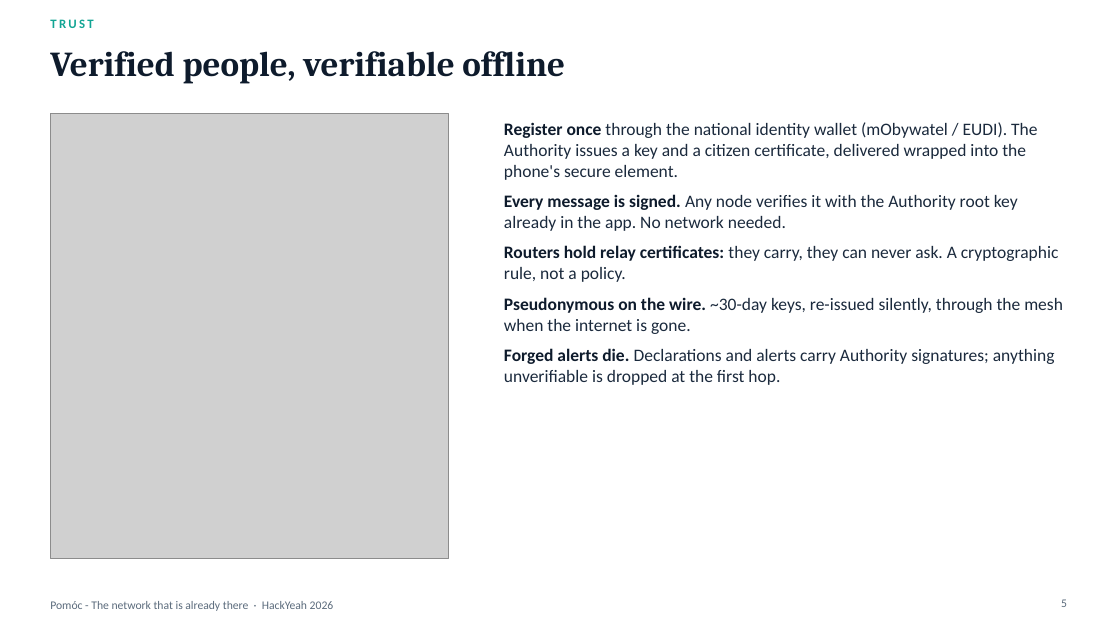
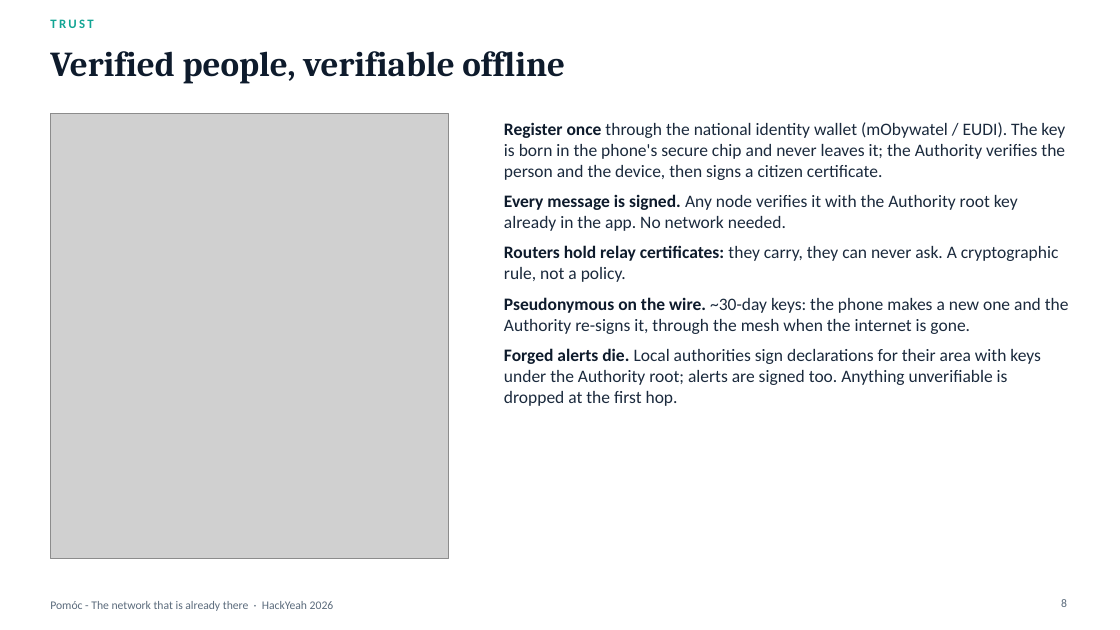
Before and after one commit to theapexlab/hackyeah2026, a slide deck: slide 8 of docs/pitch/pomoc.pptx (slide 5 before the commit). Drawn at 1120x630 pixels with LibreOffice and Linux fonts; fonts in the diff are those of the drawing; grey boxes stand for pictures. Boxes give left, top, right and bottom in pixels: in the first picture for what was removed or moved away, otherwise in the second. Text is boxed around its words. In the diff, an @@ line names an element or a change of style, - is before the commit and + after.

Commit message:
Update documentation and diagrams for clarity and accuracy
- Revised README to clarify the trigger conditions for local authority declarations.
- Enhanced deck documentation with detailed descriptions of emergency mode and system interactions.
- Updated concept documentation to reflect changes in the trust model and key generation process.
- Improved prior art section with additional context on community networks.
- Adjusted non-functional requirements to specify key management and privacy measures.
- Refined diagrams to better illustrate system architecture and trust model.

These changes aim to improve understanding and usability of the documentation for developers and stakeholders.

```diff
--- a/docs/pitch/pomoc.pptx
+++ b/docs/pitch/pomoc.pptx
@@ text at box(504, 122, 1065, 180): text changed @@
-Register once through the national identity wallet (mObywatel / EUDI). The Authority issues a key and a citizen certificate, delivered wrapped into the phone's secure element.
+Register once through the national identity wallet (mObywatel / EUDI). The key is born in the phone's secure chip and never leaves it; the Authority verifies the person and the device, then signs a citizen certificate.
@@ text at box(504, 297, 1069, 406): text changed @@
-Pseudonymous on the wire. ~30-day keys, re-issued silently, through the mesh when the internet is gone.
-Forged alerts die. Declarations and alerts carry Authority signatures; anything unverifiable is dropped at the first hop.
+Pseudonymous on the wire. ~30-day keys: the phone makes a new one and the Authority re-signs it, through the mesh when the internet is gone.
+Forged alerts die. Local authorities sign declarations for their area with keys under the Authority root; alerts are signed too. Anything unverifiable is dropped at the first hop.
@@ page number at box(1061, 599, 1067, 607): text changed @@
-5
+8
```
Also in this commit, not shown: 6 other slides changed, 11 other files.
